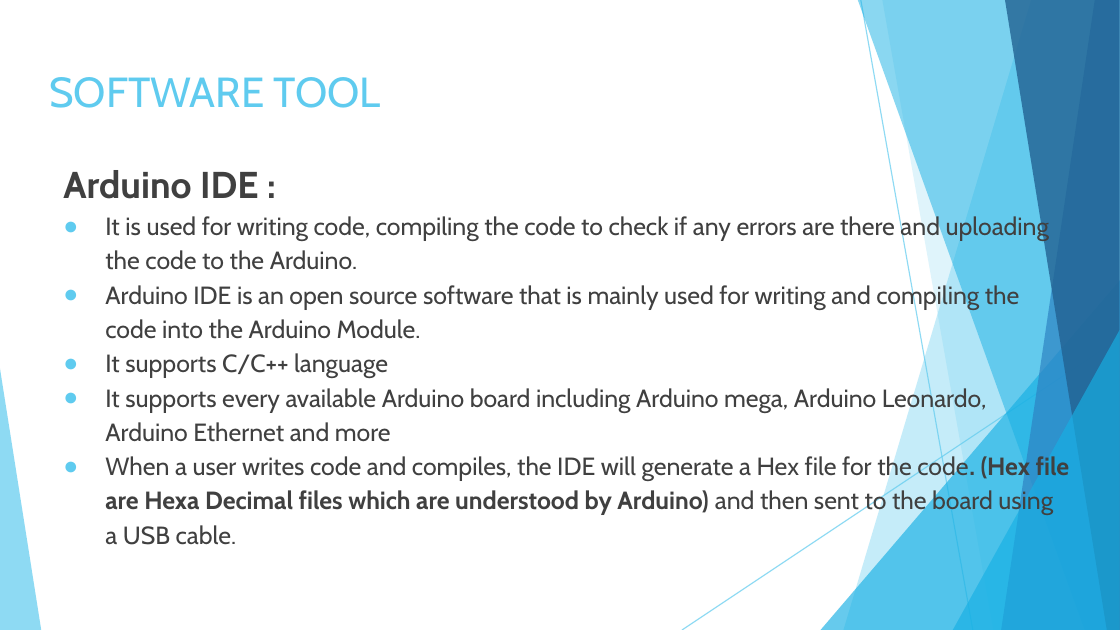
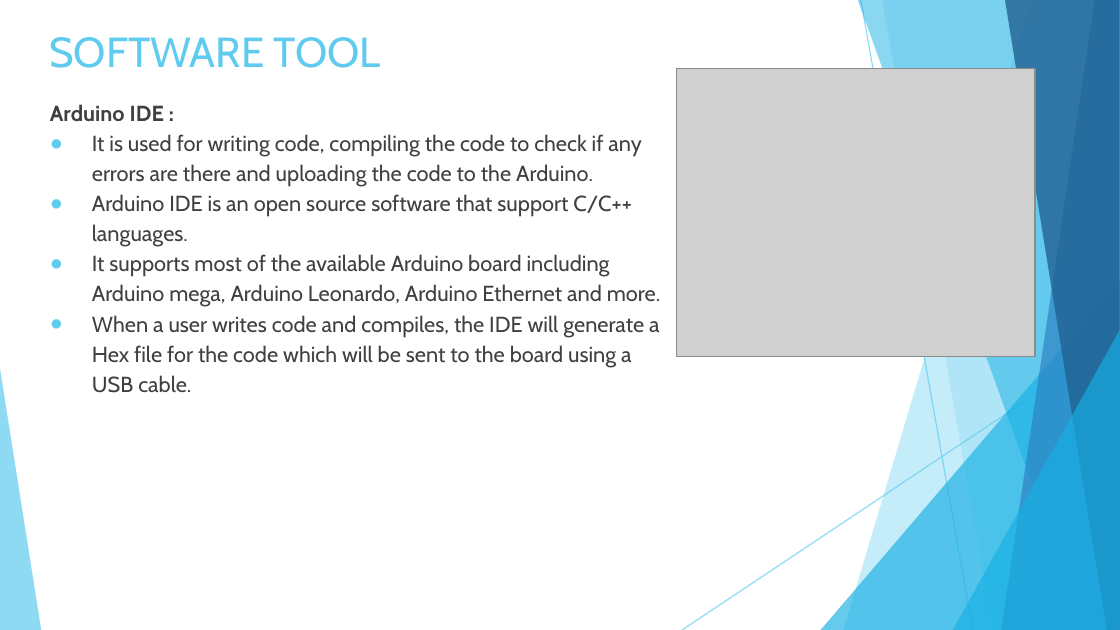
Before and after one commit to Sampanna-T/Major_Project, a slide deck: slide 18 of Doc/Major_Project.pptx (slide 32 before the commit). Drawn at 1120x630 pixels with LibreOffice and Linux fonts; fonts in the diff are those of the drawing; grey boxes stand for pictures. Boxes give left, top, right and bottom in pixels: in the first picture for what was removed or moved away, otherwise in the second. Text is boxed around its words. In the diff, an @@ line names an element or a change of style, - is before the commit and + after.

```diff
--- a/Doc/Major_Project.pptx
+++ b/Doc/Major_Project.pptx
@@ title "SOFTWARE TOOL": place and size @@
-title "SOFTWARE TOOL" at (49, 77, 381, 108)
+title "SOFTWARE TOOL" at (49, 37, 381, 68)
@@ text "Arduino IDE :": place and size @@
-text "Arduino IDE :" at (63, 170, 1070, 545)
+text "Arduino IDE :" at (50, 104, 660, 393)
@@ picture added at (676, 68, 1035, 356) @@
@@ text at (50, 104, 641, 187): size 24 to 14 pt in "Arduino IDE :"; size 16 to 14 pt in "It is used for writing code, compiling ..." @@
@@ text at (92, 194, 660, 393): text changed; size 16 to 14 pt @@
-● Arduino IDE is an open source software that is mainly used for writing and compiling the code into the Arduino Module.
-● It supports C/C++ language
-● It supports every available Arduino board including Arduino mega, Arduino Leonardo, Arduino Ethernet and more
-● When a user writes code and compiles, the IDE will generate a Hex file for the code. (Hex file are Hexa Decimal files which are understood by Arduino) and then sent to the board using a USB cable.
+● Arduino IDE is an open source software that support C/C++ languages.
+● It supports most of the available Arduino board including Arduino mega, Arduino Leonardo, Arduino Ethernet and more.
+● When a user writes code and compiles, the IDE will generate a Hex file for the code which will be sent to the board using a USB cable.
```
Also in this commit, not shown: 14 other slides changed, 5 slides removed, 1 other file.
